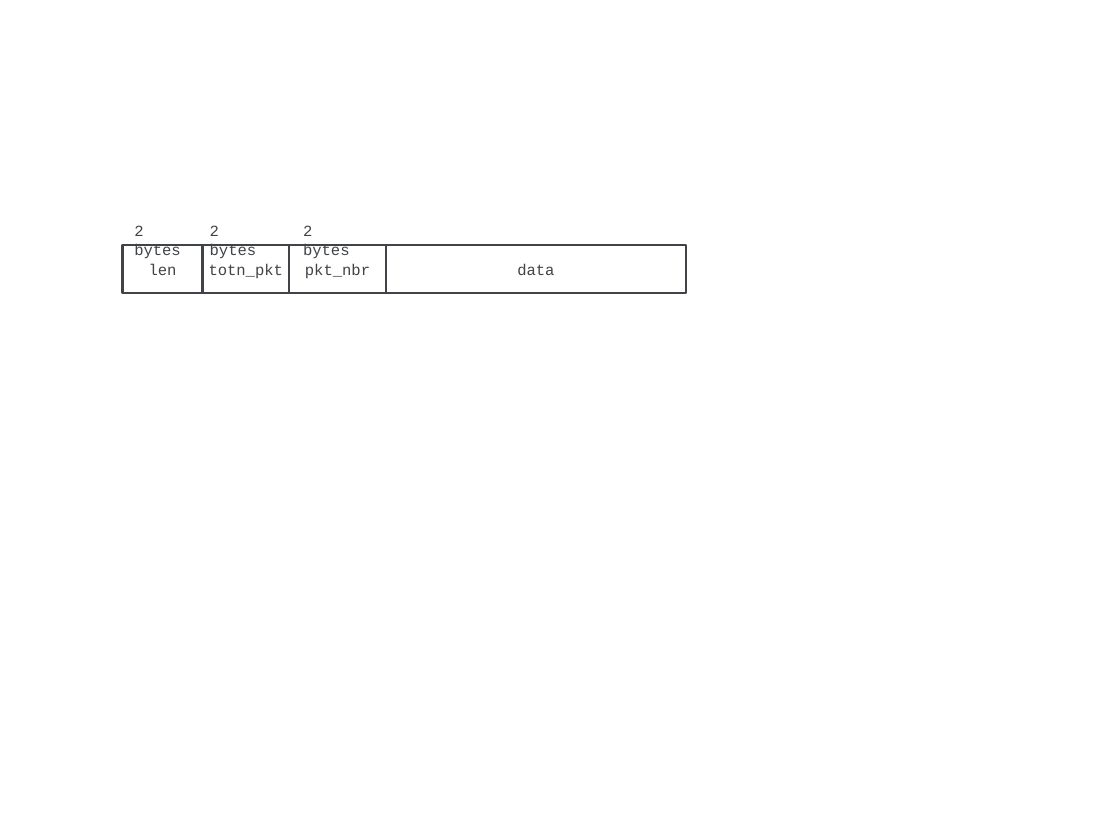
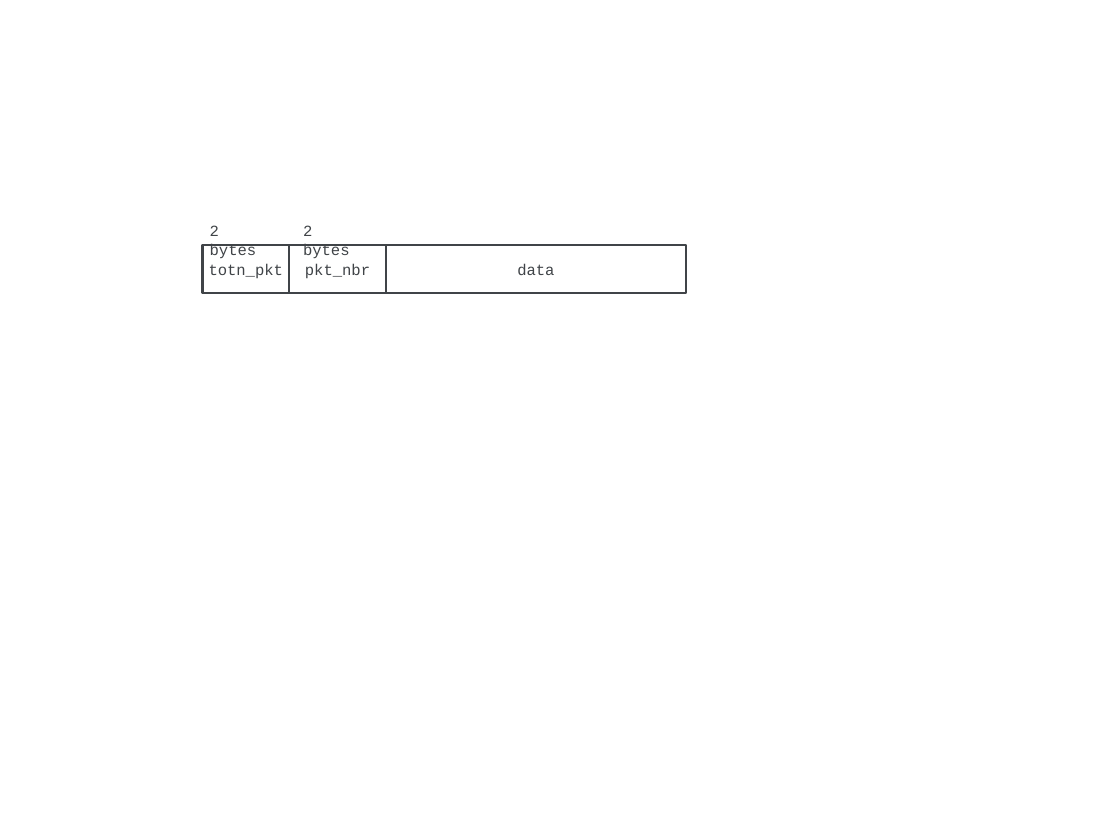
Before and after one commit to fidesmo/apdu-over-ble, a slide deck: slide 3 of resources/figures.pptx. Drawn at 1120x840 pixels with LibreOffice and Linux fonts; fonts in the diff are those of the drawing. Boxes give left, top, right and bottom in pixels: in the first picture for what was removed or moved away, otherwise in the second. Text is boxed around its words. In the diff, an @@ line names an element or a change of style, - is before the commit and + after.

```diff
--- a/resources/figures.pptx
+++ b/resources/figures.pptx
@@ text removed at [134,225,181,258] @@
-2 bytes
@@ rectangle removed at [122,245,202,293] @@
-len
```
Also in this commit, not shown: 1 other slide changed, 3 other files.
